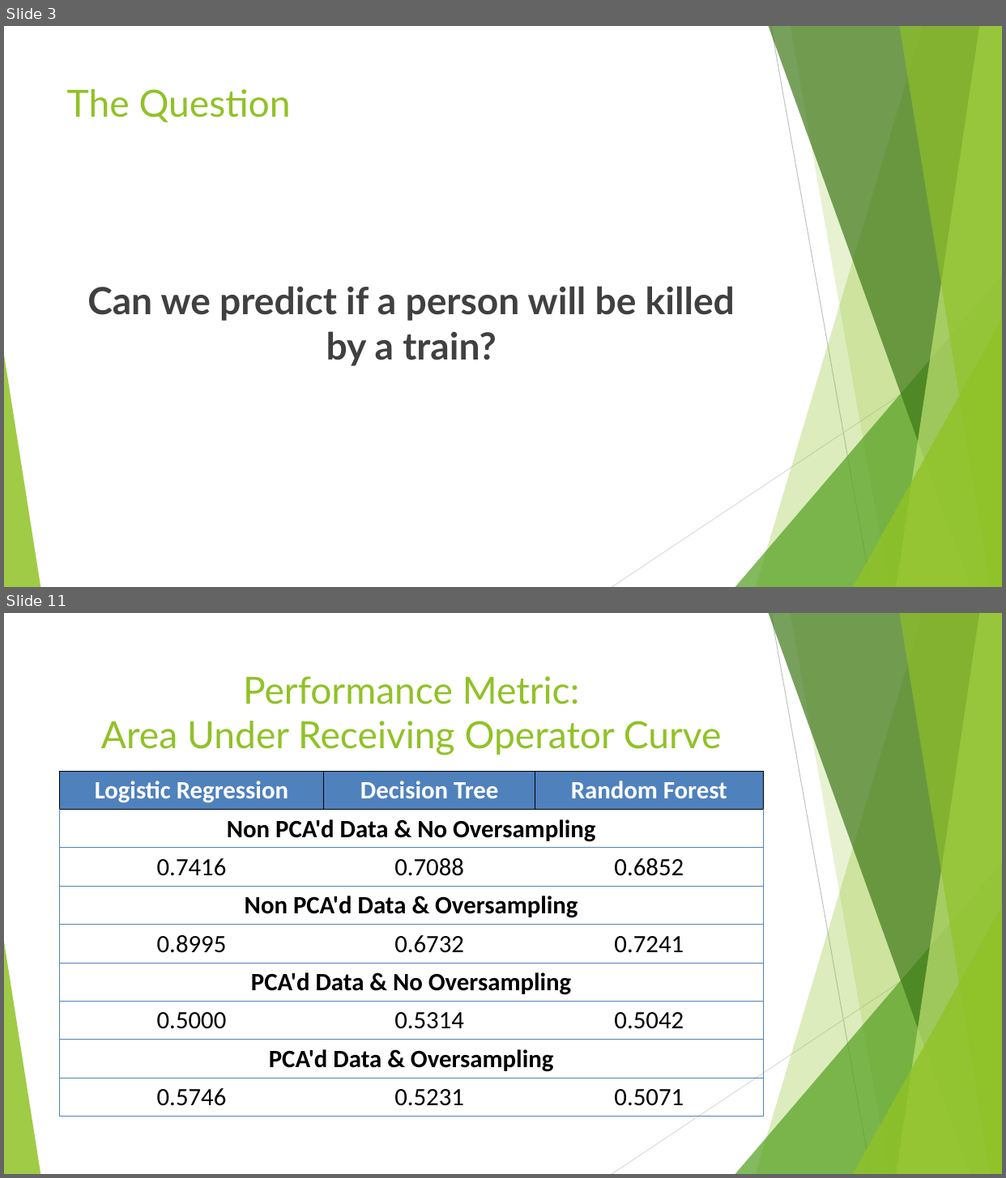
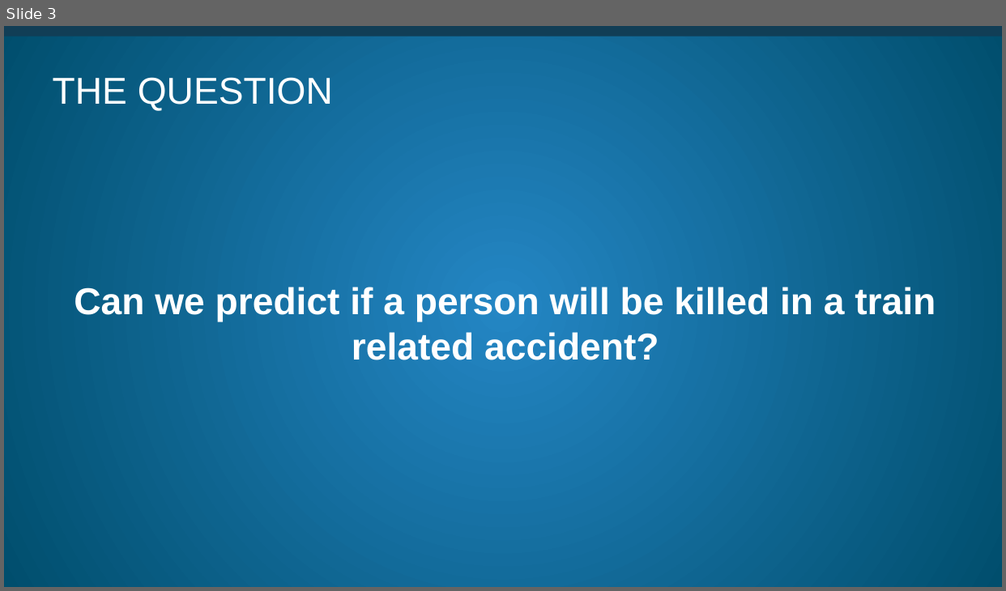
Before and after one commit to littlesiagoy/Springboard-Capstone-2, a slide deck: Capstone 2 Slidedeck.pptx. Shown one above the other, each under a label of ours: slides 3 and 11 before the commit, slide 3 after it; the slides between them are not shown. The pictures are 1006x1178 and 1006x591 pixels, drawn with LibreOffice and Linux fonts; fonts in the diff are those of the drawing. Boxes give left, top, right and bottom in pixels: in the first picture for what was removed or moved away, otherwise in the second. Text is boxed around its words. In the diff, an @@ line names an element or a change of style, - is before the commit and + after.

```diff
--- a/Capstone 2 Slidedeck.pptx
+++ b/Capstone 2 Slidedeck.pptx
@@ slide 11 removed at (4,613,1002,1174), background #FFFFFF; not listed: 10 template elements that a slide beside it also shows @@
@@ title removed at (101,676,722,756) @@
-Performance Metric:
-Area Under Receiving Operator Curve
@@ table removed at (59,771,763,1117), 9 rows, 3 columns @@
-Logistic Regression | Decision Tree | Random Forest
-Non PCA'd Data & No Oversampling |  | 
-0.7416 | 0.7088 | 0.6852
-Non PCA'd Data & Oversampling |  | 
-0.8995 | 0.6732 | 0.7241
-PCA'd Data & No Oversampling |  | 
-0.5000 | 0.5314 | 0.5042
-PCA'd Data & Oversampling |  | 
-0.5746 | 0.5231 | 0.5071
@@ slide 3 changed as well @@
@@ background #FFFFFF to gradient #2486C4 to #004E6D @@
@@ rectangle added at (4,26,1002,29), fill #B3E900 @@
@@ rectangle added at (4,26,1002,37), fill #113E56 @@
@@ title at (53,77,333,111): text changed; font Lato to Arial; text colour #90C226 to #FFFFFF @@
-The Question
+THE QUESTION
@@ text at (74,287,936,361): text changed; font Lato to Arial; text colour #404040 to #FFFFFF @@
-Can we predict if a person will be killed by a train?
+Can we predict if a person will be killed in a train related accident?
@@ group removed at (4,26,1002,587): 5 freeform shapes, 3 triangles, 2 lines @@
```
Also in this commit, not shown: 8 other slides changed, 6 slides added, 3 other slides removed, 9 other files.
